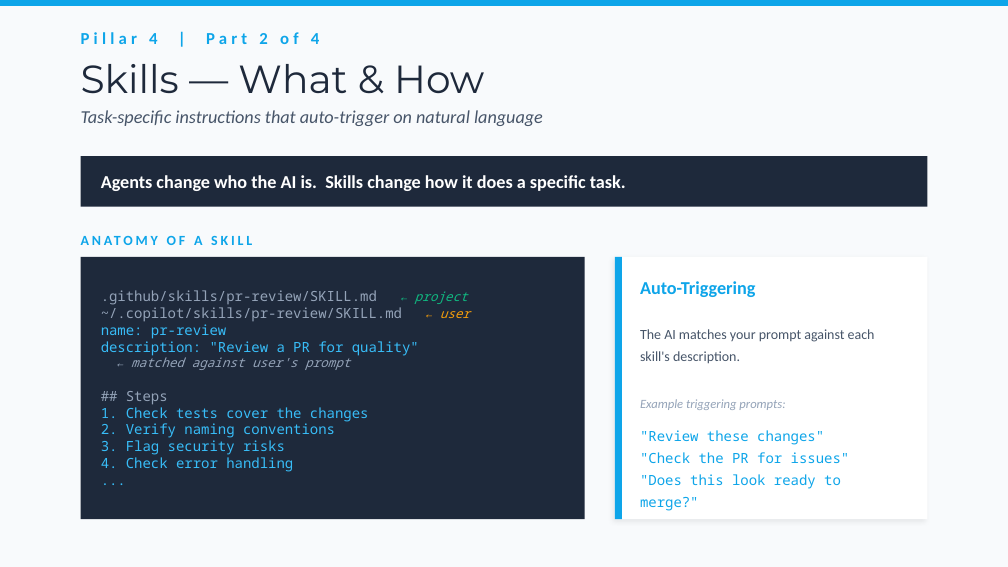
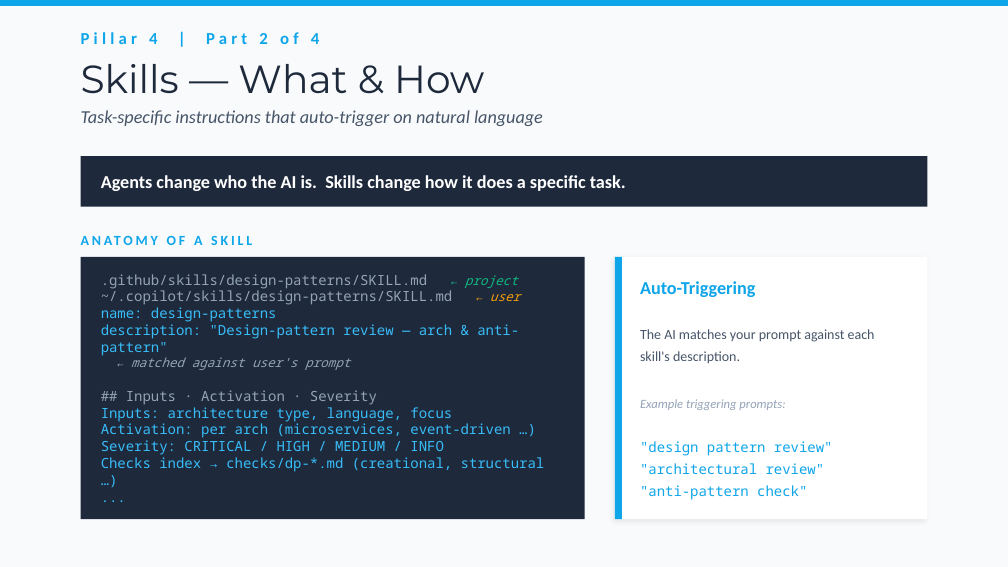
Before and after one commit to bubuding0809/copilot-cli-for-beginners, a slide deck: slide 12 of WORKSHOP-PRESENTATION.pptx. Drawn at 1008x567 pixels with LibreOffice and Linux fonts; fonts in the diff are those of the drawing. Boxes give left, top, right and bottom in pixels: in the first picture for what was removed or moved away, otherwise in the second. Text is boxed around its words. In the diff, an @@ line names an element or a change of style, - is before the commit and + after.

```diff
--- a/WORKSHOP-PRESENTATION.pptx
+++ b/WORKSHOP-PRESENTATION.pptx
@@ text at (101, 274, 520, 356): text changed @@
-.github/skills/pr-review/SKILL.md ← project
-~/.copilot/skills/pr-review/SKILL.md ← user
-name: pr-review
-description: "Review a PR for quality"
+.github/skills/design-patterns/SKILL.md ← project
+~/.copilot/skills/design-patterns/SKILL.md ← user
+name: design-patterns
+description: "Design-pattern review — arch & anti-pattern"
@@ text at (101, 390, 545, 472): text changed @@
-## Steps
-1. Check tests cover the changes
-2. Verify naming conventions
-3. Flag security risks
-4. Check error handling
+## Inputs · Activation · Severity
+Inputs: architecture type, language, focus
+Activation: per arch (microservices, event-driven …)
+Severity: CRITICAL / HIGH / MEDIUM / INFO
+Checks index → checks/dp-*.md (creational, structural …)
@@ text at (640, 441, 833, 500): text changed @@
-"Review these changes"
-"Check the PR for issues"
-"Does this look ready to merge?"
+"design pattern review"
+"architectural review"
+"anti-pattern check"
```
Also in this commit, not shown: 12 other slides changed, 1 slide added, 2 slides removed, 3 other files.
